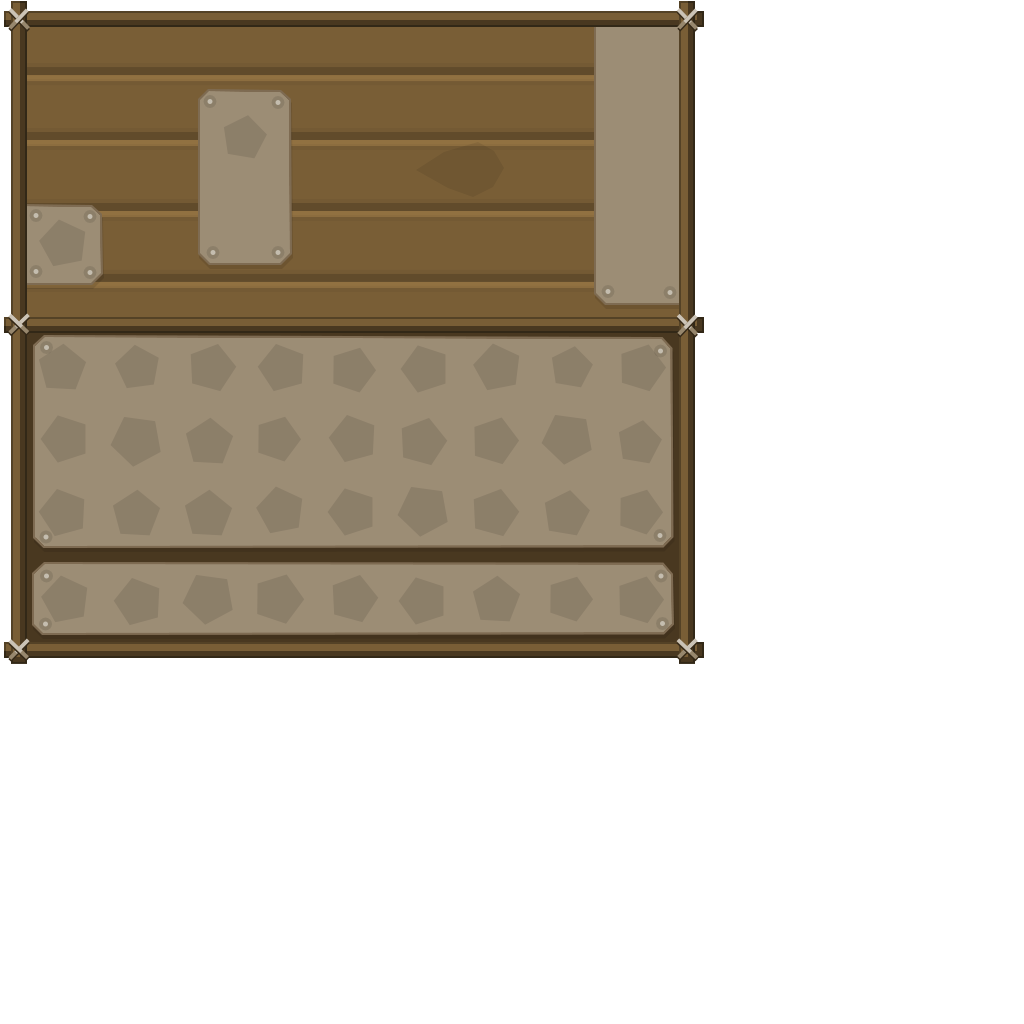
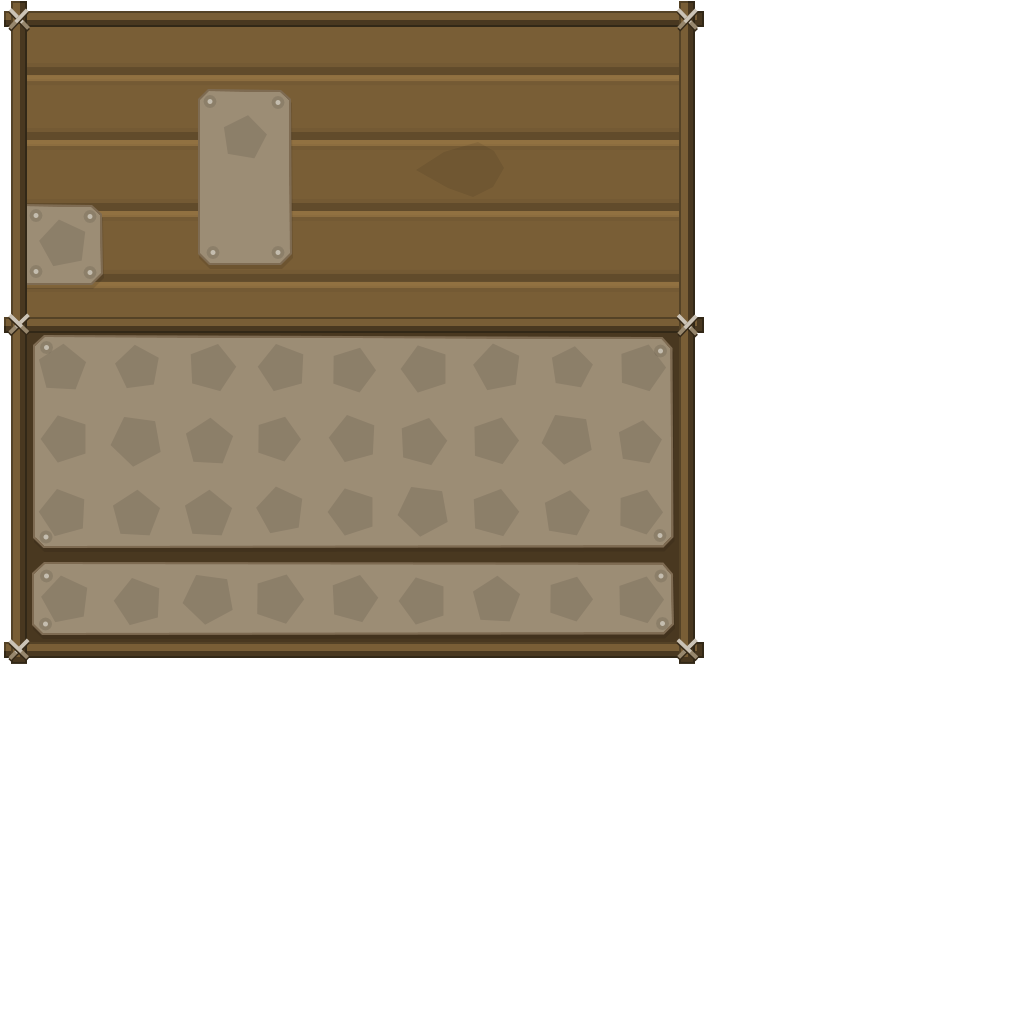
Comparing the layer stacks of the two 1024 × 1024 images. Changes:
painted on "elipsis" over [605, 289, 673, 295]
painted on "Forme 19" over [594, 27, 679, 305]
